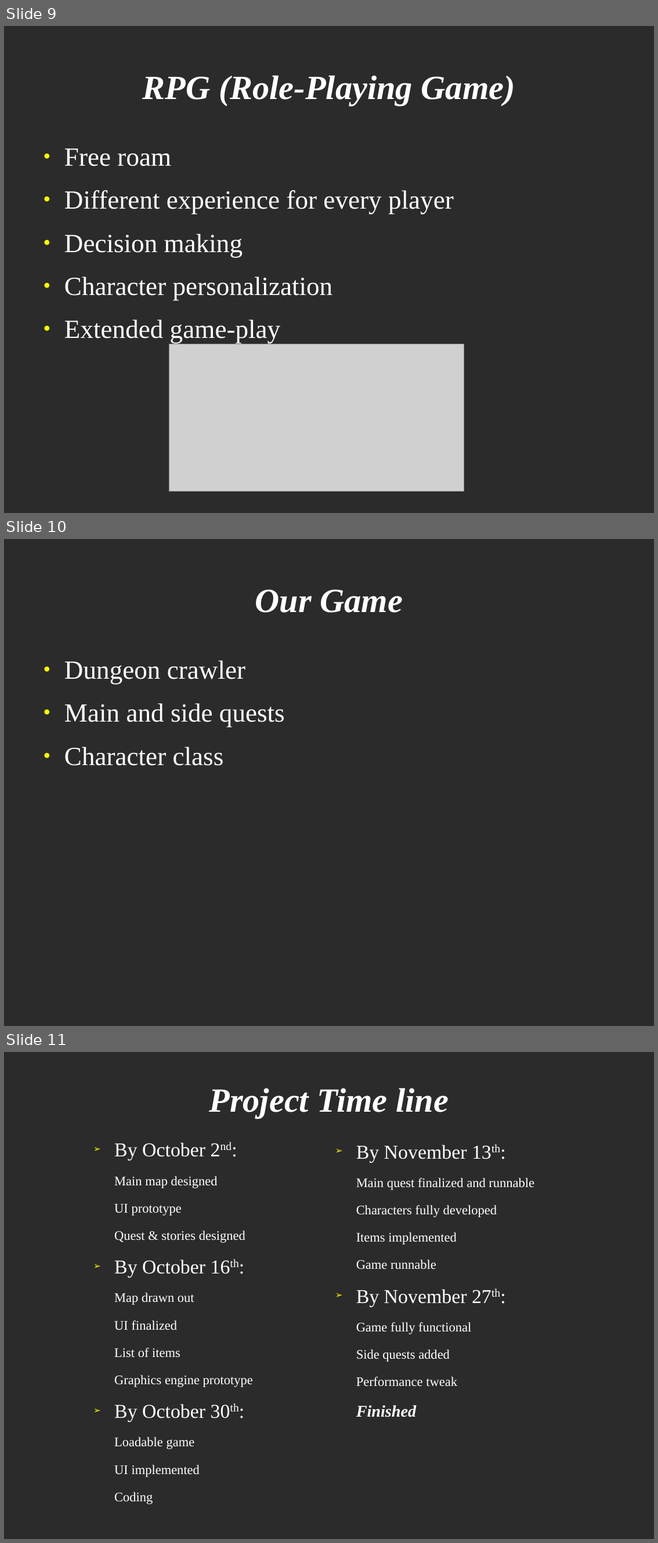
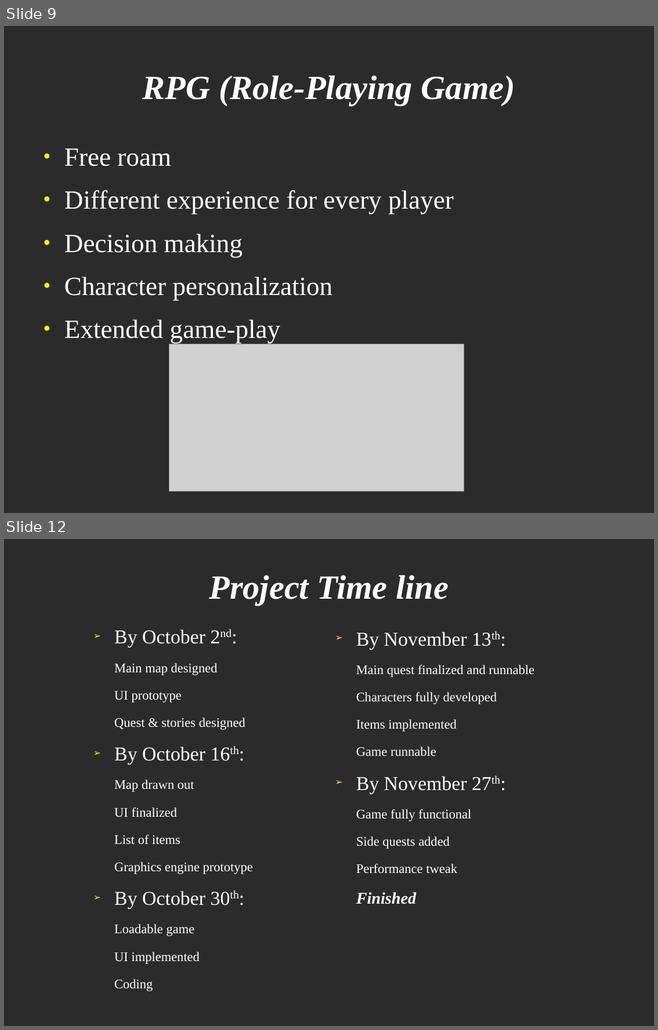
Before and after one commit to bpowell/cse280-android-game, a slide deck: presentations/Proposal Presentation.odp. Shown one above the other, each under a label of ours: slides 9, 10 and 11 before the commit, slides 9 and 12 after it; the slides between them are not shown. The pictures are 658x1543 and 658x1030 pixels, drawn with LibreOffice and Linux fonts; fonts in the diff are those of the drawing; grey boxes stand for pictures; background and template pictures are left out; a plain dark background stands for a picture behind light text. Boxes give left, top, right and bottom in pixels: in the first picture for what was removed or moved away, otherwise in the second. Text is boxed around its words. In the diff, an @@ line names an element or a change of style, - is before the commit and + after.

```diff
--- a/presentations/Proposal Presentation.odp
+++ b/presentations/Proposal Presentation.odp
@@ slide 10 removed at (4,539,654,1026), background picture (left out) @@
@@ title removed at (255,589,403,613) @@
-Our Game
@@ text removed at (64,660,285,766) @@
-● Dungeon crawler
-● Main and side quests
-● Character class
@@ what was slide 11 is now slide 12 @@
```
Also in this commit, not shown: 3 slides changed, 2 slides added.
